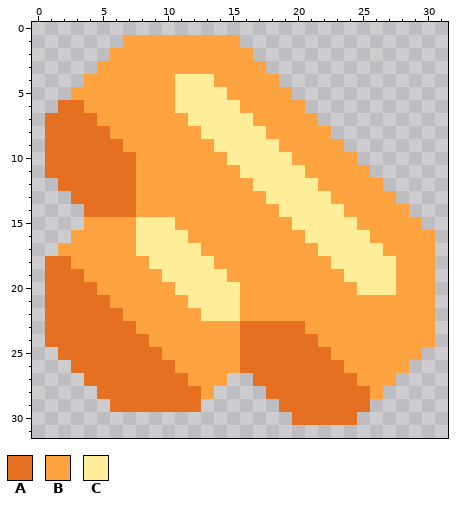
Two versions of one pixel-art sprite, sprites/items/amberglass.png. The picture above was drawn from the file before the commit.
The file is 32x32 pixels. Colours within 5 levels of each other are drawn and written as one.
Palette (. is transparent): A #e67022  B #ffa340  C #ffee99
After the commit:
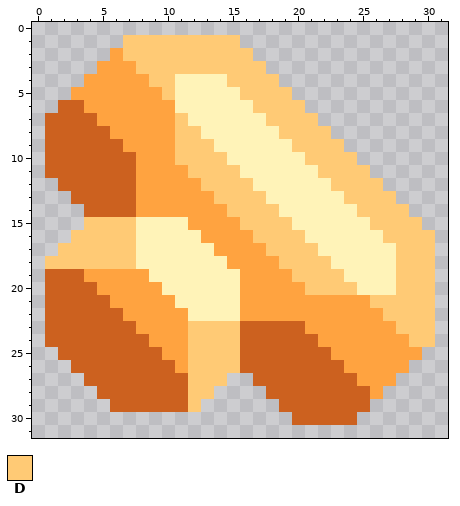
Colours new in this view: D #ffca75
The exact change:
Colour A changes from #e67022 to #cc611f.
Colour C changes from #ffee99 to #fff3b8.
The author changed colour B to colour C in row 4 at x 14; in row 5 at x 15; in row 6 at x 16; in row 7 at x 17; in row 8 at x 18; in row 9 at x 19.
The author changed colour B to colour C in row 10 at x 20; in row 11 at x 21; in row 12 at x 22; in row 13 at x 23; in row 14 at x 24; in row 15 at x 11 and 25.
The author changed colour B to colour C in row 16 at x 12 and 26; in row 17 at x 13 and 27; in row 18 at x 8 and 14; in row 19 at x 9 and 15; in row 20 at x 10; in row 21 at x 11.
The author changed colour B to colour C in row 22 at x 12.
The author changed colour A to colour D in row 18 at x 1 to 2; in rows 28 to 29 at x 12.
The author changed colour B to colour D in row 1 at x 7 to 15; in row 2 at x 7 to 16; in row 3 at x 8 to 17; in row 4 at x 9 to 10 and 15 to 18; in row 5 at x 10 and 16 to 19; in row 6 at x 17 to 20.
The author changed colour B to colour D in row 7 at x 11 and 18 to 21; in row 8 at x 11 to 12 and 19 to 22; in row 9 at x 11 to 13 and 20 to 23; in row 10 at x 11 to 14 and 21 to 24; in row 11 at x 12 to 15 and 22 to 25; in row 12 at x 13 to 16 and 23 to 26.
The author changed colour B to colour D in row 13 at x 14 to 17 and 24 to 27; in row 14 at x 15 to 18 and 25 to 28; in row 15 at x 4 to 7, 16 to 19 and 26 to 29; in row 16 at x 3 to 7, 17 to 20 and 27 to 30; in row 17 at x 2 to 7, 18 to 21 and 28 to 30; in row 18 at x 3 to 7, 19 to 22 and 28 to 30.
The author changed colour B to colour D in row 19 at x 20 to 23 and 28 to 30; in row 20 at x 21 to 24 and 28 to 30; in row 21 at x 26 to 30; in row 22 at x 27 to 30; in row 23 at x 12 to 15 and 28 to 30; in row 24 at x 12 to 15 and 29 to 30.
The author changed colour B to colour D in rows 25 to 26 at x 12 to 15; in row 27 at x 12 to 14; in row 28 at x 13.
Changed places in both pictures, as pixel boxes (x1, y1, x2, y2):
changed: (45, 35, 435, 425)
